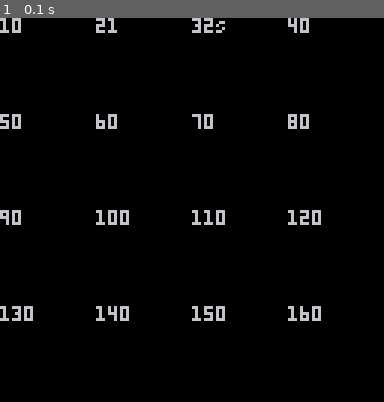
Above: before the commit, frame 1.
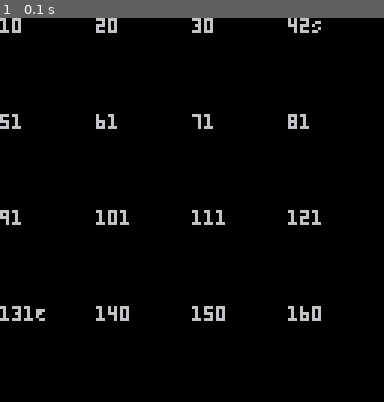
Above: after the commit, the same moment.

Repository: jmahoney/spade
Game: PICO-8 cartridge spelunky_rules_map.p8
The game is run twice, just before and just after one commit, with the same random seed, the same clock (stepped at 60 frames per second) and the same inputs.
Inputs:
- Up to frame 1 (0.1 s): no input

The runs differ from the first frame. In frame 1, 0.8% of the frame differs, in the area x 3-84%, y 0-79%.

Commit message:
debugging to windows debug log

Diff:
--- a/spelunky_rules_map.p8
+++ b/spelunky_rules_map.p8
@@ -1,6 +1,16 @@
 pico-8 cartridge // http://www.pico-8.com
 version 18
 __lua__
+DEBUG = true
+
+log = function(msg)
+   if DEBUG then
+      printh(msg)
+   end
+
+end
+
+log('hello from spade')
 
 SIDE_ROOM = 0
 LEFT_RIGHT_ROOM = 1
@@ -48,8 +58,6 @@
 LEFT = 0
 RIGHT = 1
 DOWN = 2
-DOWN_LEFT = 3
-DOWN_RIGHT = 4
 
 function pick_direction()
    local r = flr(rnd(5)+1)
@@ -70,6 +78,10 @@
    local start_room_number = flr(rnd(4)+1)
    local start_room_type = flr(rnd(2)+1)
 
+   if DEBUG then
+      start_room_number = 4
+   end
+
    local start_room = room.new({is_start = true,
 				room_number = start_room_number,
 				room_type = start_room_type})
@@ -80,44 +92,62 @@
 
    -- where do we want to place the next room
    local direction = pick_direction()
-   start_room.direction = direction
+
+   if DEBUG then
+      direction = RIGHT
+   end
+   log('direction: '..direction)
 
    local horizontal_direction = LEFT
    if direction != DOWN then horizontal_direction = direction end
 
+   log('horizontal direction: '..horizontal_direction)
+
    local current_room = start_room
    local next_room
-   tries = 0
-
-
-   -- we have one room down and now we need to put in the rest of the path
+
+   -- we have one room down and now we need to put in the rest of
+   -- the path
+
+   log('placed start room at '..current_room.room_number)
 
    path_completed = false
-   local horizontal_direction = LEFT
    -- until the path is completed we need to
+
+   log('about to place the rest of the path')
    while path_completed == false do
-      tries += 1
-      -- where do we want to put the next room - left, right, or down?
+
+      -- where do we want to put the next room?
+      -- left, right, or down?
       local next_room_direction = pick_direction()
 
-      -- if we want to place it horizontally and we can't because the current room is on an edge
-      -- then we want to try and go down. We switch horizontal direction at the same time.
+      if DEBUG then
+	 next_room_direction = DOWN
+      end
+
+      log('next room direction '..next_room_direction)
+
+      -- if we want to place it horizontally and
+      -- we can't because the current room is on an edge
+      -- then we want to try and go down.
       if (next_room_direction == LEFT and not current_room:can_go_left_from_here())
       or (next_room_direction == RIGHT and not current_room:can_go_right_from_here()) then
+	 log('forced to go down')
 	 next_room_direction = DOWN
-	 if horizontal_direction == LEFT then
-	    horizontal_direction = RIGHT
-	 else
-	    horizontal_direction = LEFT
-	 end
-      end
-
-      --if we want to place the next room below the current room and we're on the bottom
-      --level the we've reached the end of the path
+      end
+
+      -- if we want to place the next room below the current
+      -- room and we're on the bottom level then we've
+      -- reached the end of the path
       if next_room_direction == DOWN and not current_room:can_go_down_from_here() then
+	 log('want to go down but cannot. marking '..current_room.room_number..' as exit')
 	 path_completed = true
 	 current_room.is_exit = true
 	 break
+      end
+
+      if path_completed then
+	 log('path is completed but we are still processing?!')
       end
 
       -- we're still in our loop so lets place a room
@@ -131,23 +161,32 @@
 	 next_room_number = current_room.room_number + 4
       end
 
+      log('plicked next room number: '..next_room_number..'. the current room number is '..current_room.room_number)
+
       local next_room_type = LEFT_RIGHT_ROOM
 
-      -- if we're going down then we need to make sure the current room has a down exit
+      -- if we're going down then we need to make sure the
+      -- current room has a down exit
+      -- we also want to flip the horizontal direction
       if direction == DOWN then
 	 current_room.room_type = LEFT_RIGHT_BOTTOM_ROOM
 	 next_room_type = LEFT_RIGHT_TOP_ROOM
-      end
-
+	 if horizontal_direction == LEFT then
+	    horizontal_direction = RIGHT
+	 else
+	    horizontal_direction = LEFT
+	 end
+	 log('new horizontal direction is '..horizontal_direction)
+      end
+
+      -- we place the room and get ready to start again
       local next_room = room.new({room_number = next_room_number,
 				  room_type = next_room_type})
 
       ROOMS[next_room.room_number] = next_room
-
-      -- stop an infinte loop
-      if tries >= 16 then
-	 break
-      end
+      log('placed a room at '..next_room.room_number)
+      current_room = next_room
+      log('current_room is now '..current_room.room_number)
    end
 end
 
@@ -174,4 +213,5 @@
    -- print(tries, 0, 0)
    -- print(path_completed, 0, 10)
 
-end
+
+end
